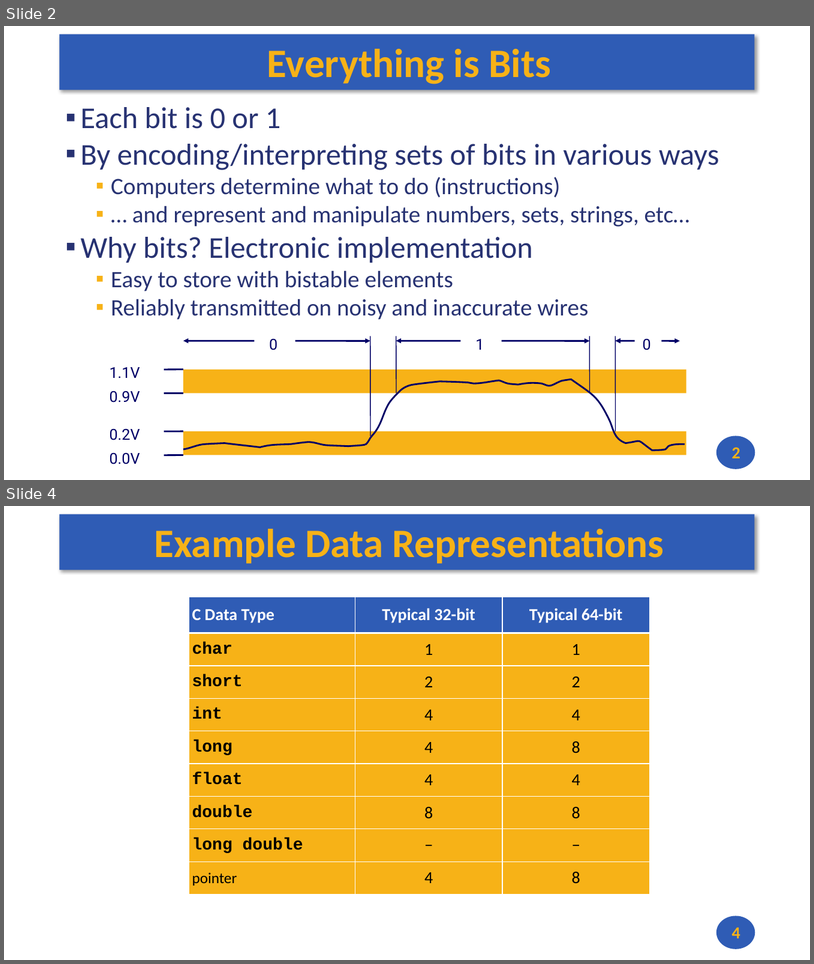
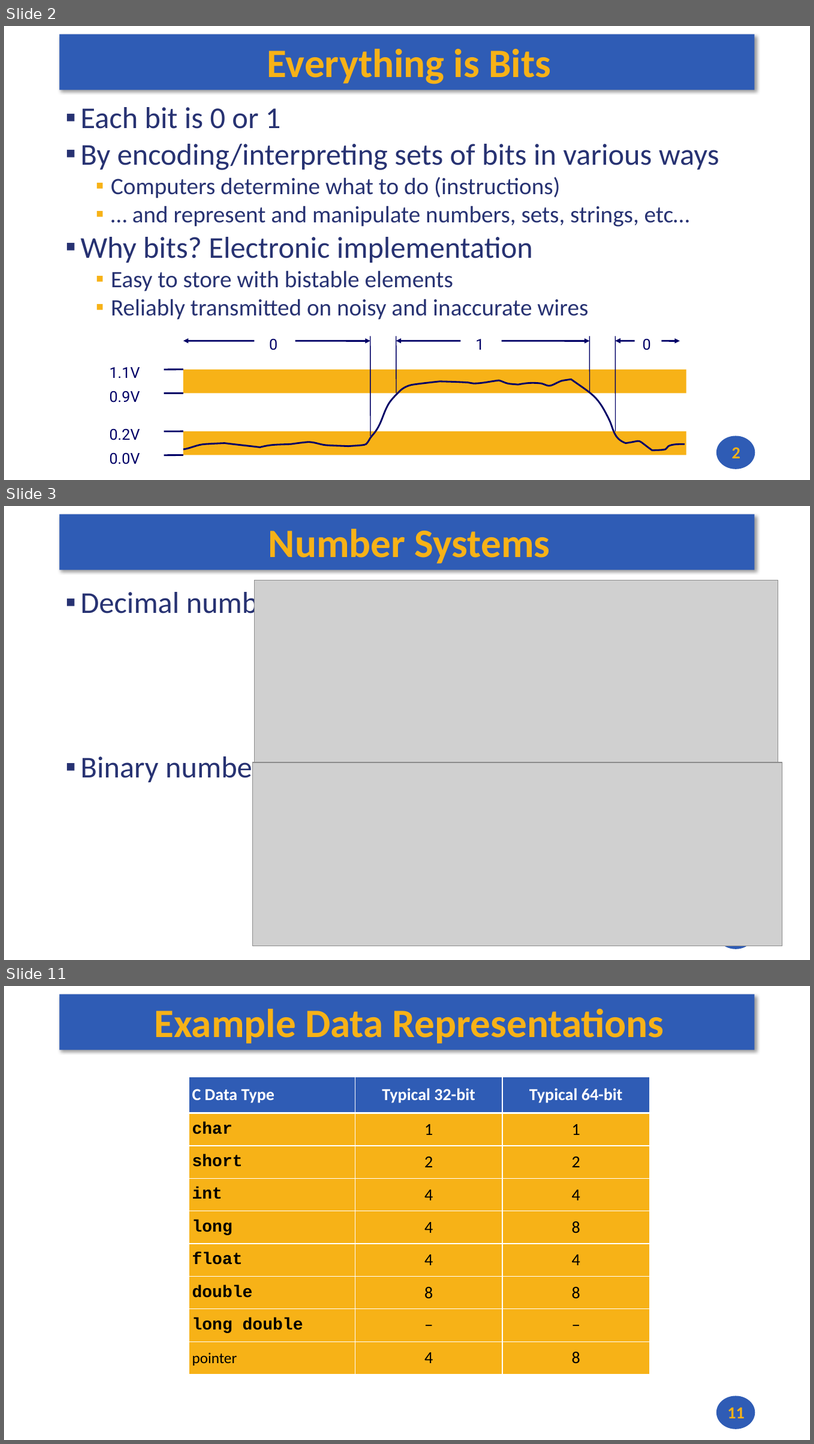
Before and after one commit to andrewt0301/hse-acos-course, a slide deck: docs/part1ca/02_DataTypes/CA_Lecture_02.pptx. Shown one above the other, each under a label of ours: slides 2 and 4 before the commit, slides 2, 3 and 11 after it; the slides between them are not shown. The pictures are 814x964 and 814x1444 pixels, drawn with LibreOffice and Linux fonts; fonts in the diff are those of the drawing; grey boxes stand for pictures. Boxes give left, top, right and bottom in pixels: in the first picture for what was removed or moved away, otherwise in the second. Text is boxed around its words. In the diff, an @@ line names an element or a change of style, - is before the commit and + after.

```diff
--- a/docs/part1ca/02_DataTypes/CA_Lecture_02.pptx
+++ b/docs/part1ca/02_DataTypes/CA_Lecture_02.pptx
@@ slide 3 added at (4,506,810,960), background #FFFFFF; not listed: 2 template elements that a slide beside it also shows @@
@@ title added at (269,529,551,564), 48 pt, text #F7B217, bold @@
+Number Systems
@@ text added at (81,588,295,784), 36 pt, text #273272 @@
+▪ Decimal numbers
+▪ Binary numbers
@@ picture added at (254,580,779,771) @@
@@ picture added at (252,762,783,946) @@
@@ what was slide 4 is now slide 11 @@
@@ page number at (728,1407,744,1418): text changed @@
-4
+11
```
Also in this commit, not shown: 1 slide changed, 6 other slides added, 2 other files.
